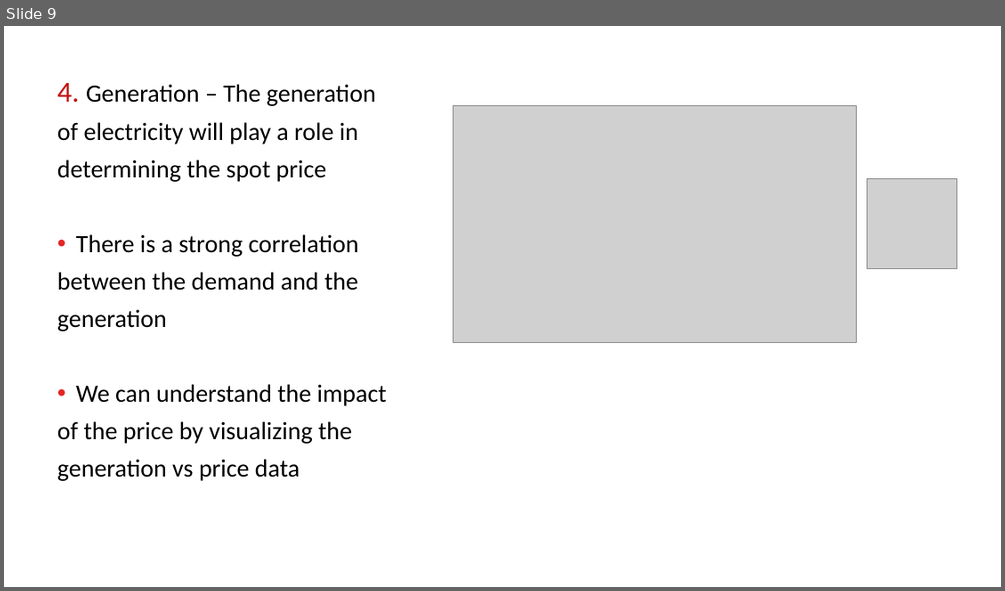
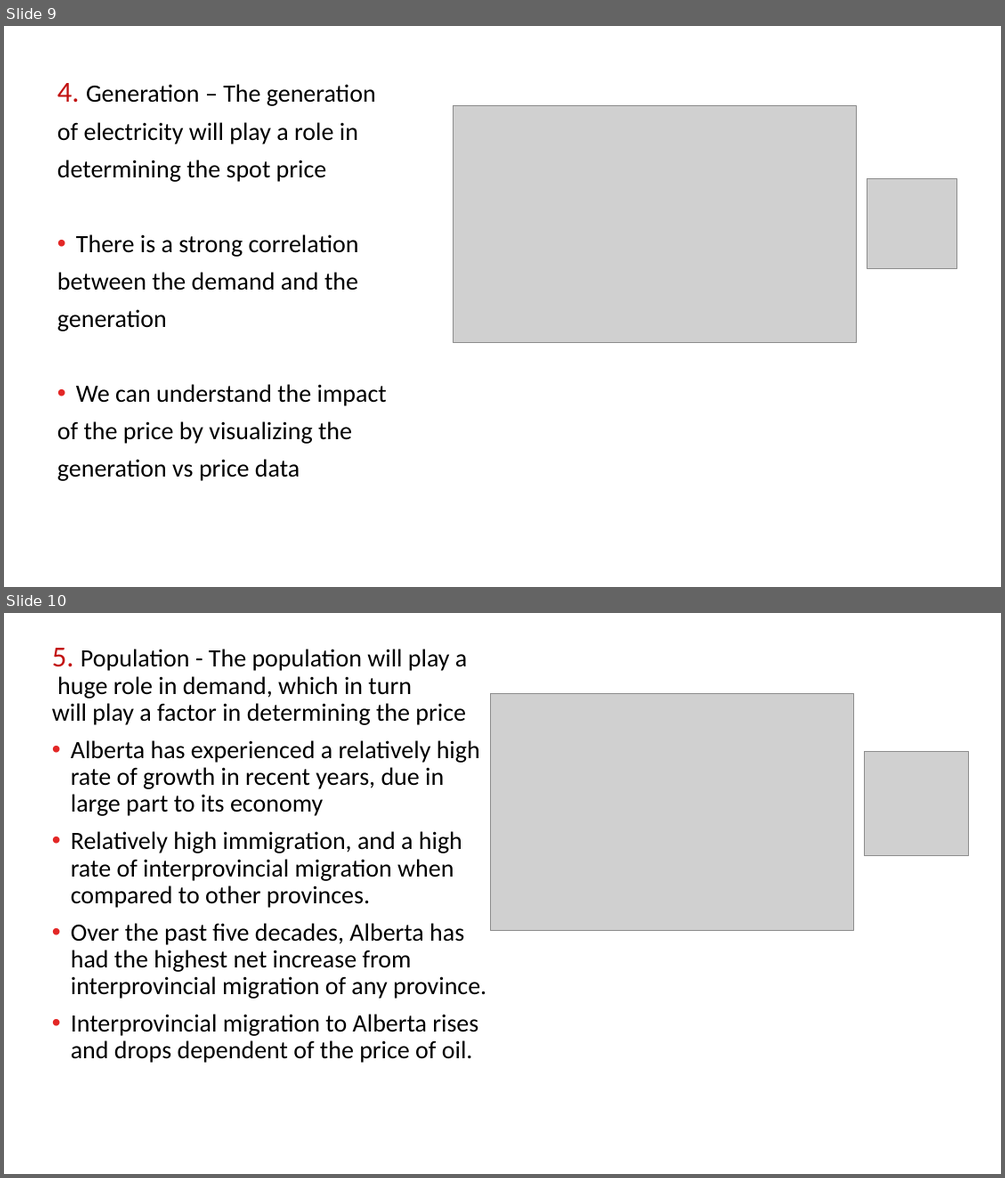
Before and after one commit to jricardobt1/UofC, a slide deck: DATA604/Project/Team Energy Video Presentation.pptx. Shown one above the other, each under a label of ours: slide 9 before the commit, slides 9 and 10 after it. The pictures are 1005x591 and 1005x1178 pixels, drawn with LibreOffice and Linux fonts; fonts in the diff are those of the drawing; grey boxes stand for pictures; background and template pictures are left out. Boxes give left, top, right and bottom in pixels: in the first picture for what was removed or moved away, otherwise in the second. Text is boxed around its words. In the diff, an @@ line names an element or a change of style, - is before the commit and + after.

```diff
--- a/DATA604/Project/Team Energy Video Presentation.pptx
+++ b/DATA604/Project/Team Energy Video Presentation.pptx
@@ slide 10 added at (4,613,1001,1174), background picture (left out) @@
@@ text added at (52,648,486,1062), 24 pt, text #000000 @@
+5. Population - The population will play a
+huge role in demand, which in turn
+will play a factor in determining the price
+• Alberta has experienced a relatively high rate of growth in recent years, due in large part to its economy
+• Relatively high immigration, and a high rate of interprovincial migration when compared to other provinces.
+• Over the past five decades, Alberta has had the highest net increase from interprovincial migration of any province.
+• Interprovincial migration to Alberta rises and drops dependent of the price of oil.
@@ picture added at (491,693,853,930) @@
@@ picture added at (864,751,969,856) @@
@@ page number added at (752,1135,976,1165), 10 pt, text #FFFFFF @@
+10
```
Also in this commit, not shown: 2 other slides added.
